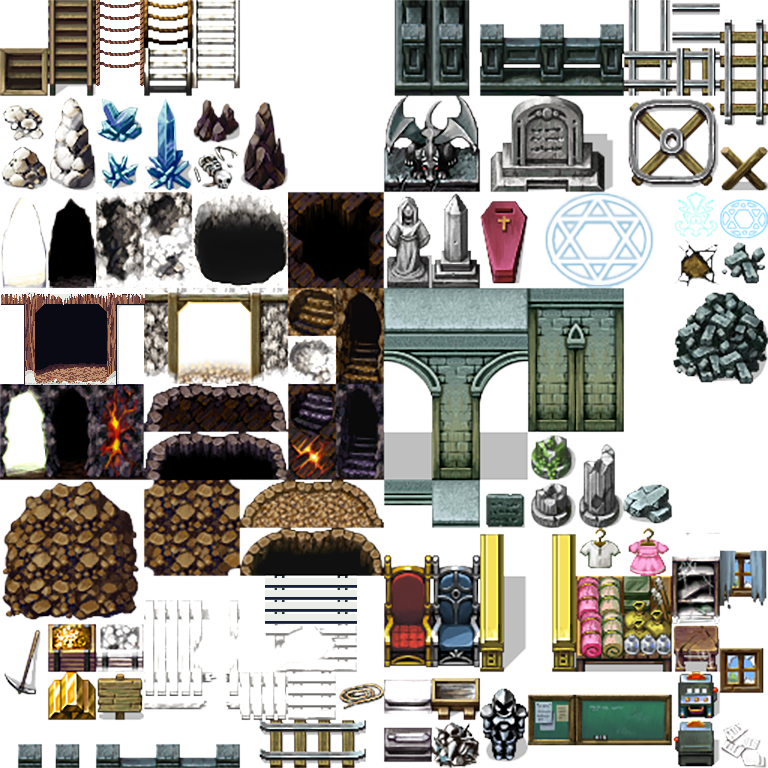
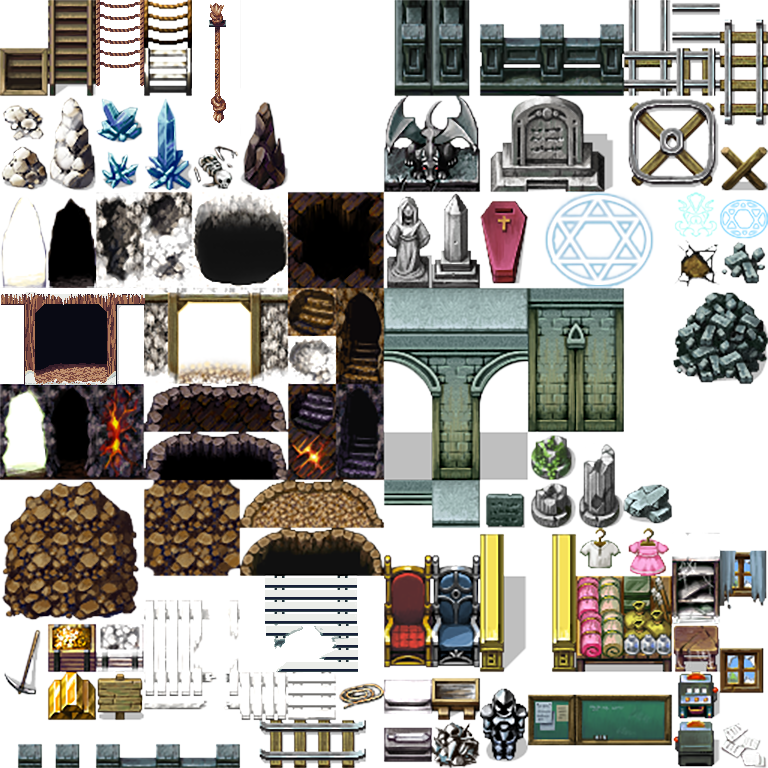
Layered file, before and after one edit (768x768). Changes by layer:
added layer "Rope" above "Rope Ladder" over [209, 3, 226, 123]
added layer "Broken Bridge" above "Layer 1" over [266, 624, 358, 672]
painted on "Layer 1" over [192, 0, 384, 672]